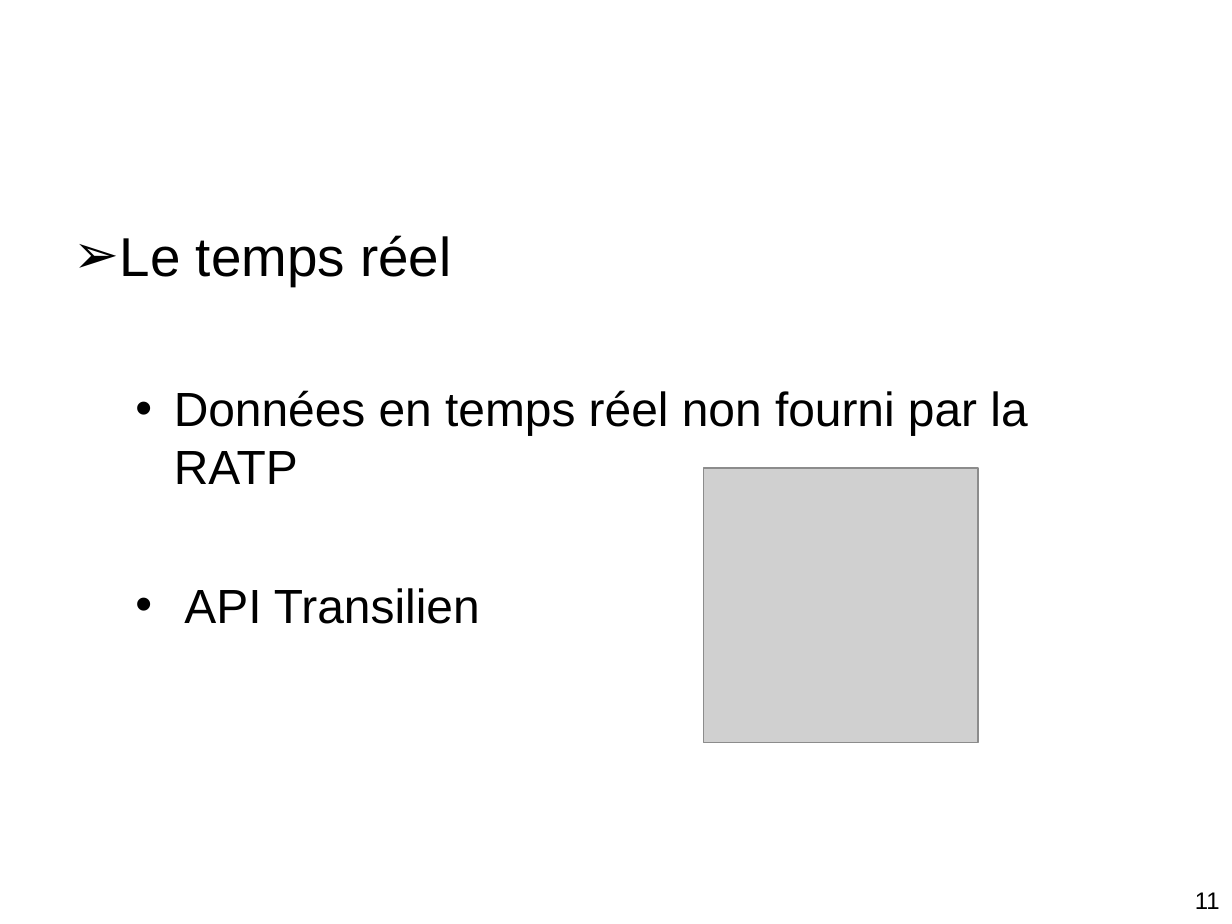
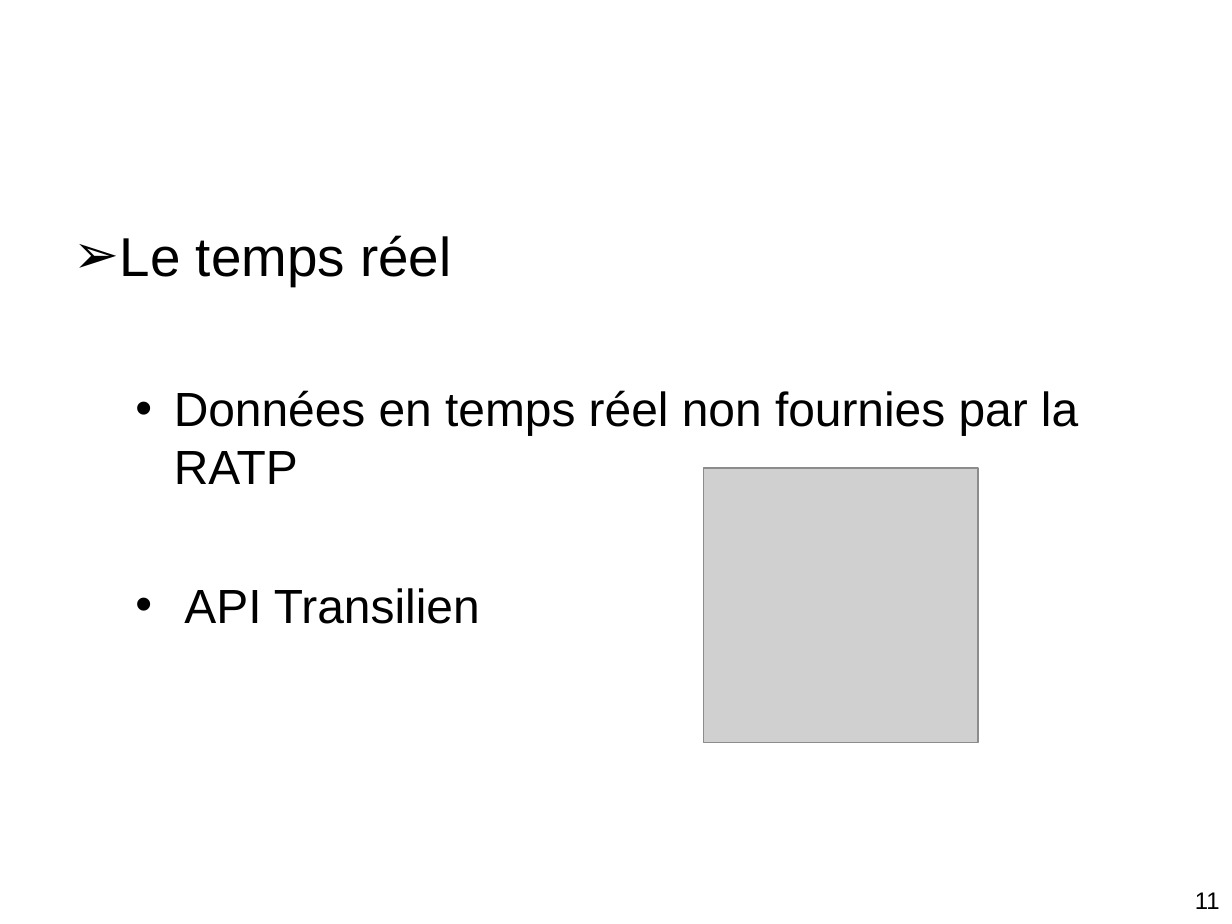
Before and after one commit to axelajv/FirefoxOS-ProjetDLL, a slide deck: slide 11 of PowerPoint/PPT Projet-DLL.ppt. Drawn at 1232x924 pixels with LibreOffice and Linux fonts; fonts in the diff are those of the drawing; grey boxes stand for pictures; background and template pictures are left out. Boxes give left, top, right and bottom in pixels: in the first picture for what was removed or moved away, otherwise in the second. Text is boxed around its words. In the diff, an @@ line names an element or a change of style, - is before the commit and + after.

```diff
--- a/PowerPoint/PPT Projet-DLL.ppt
+++ b/PowerPoint/PPT Projet-DLL.ppt
@@ text at (x1=174, y1=390, x2=1078, y2=484): text changed @@
-  • Données en temps réel non fourni par la RATP
+  • Données en temps réel non fournies par la RATP
```
Also in this commit, not shown: 2 other slides changed, 4 other files.
